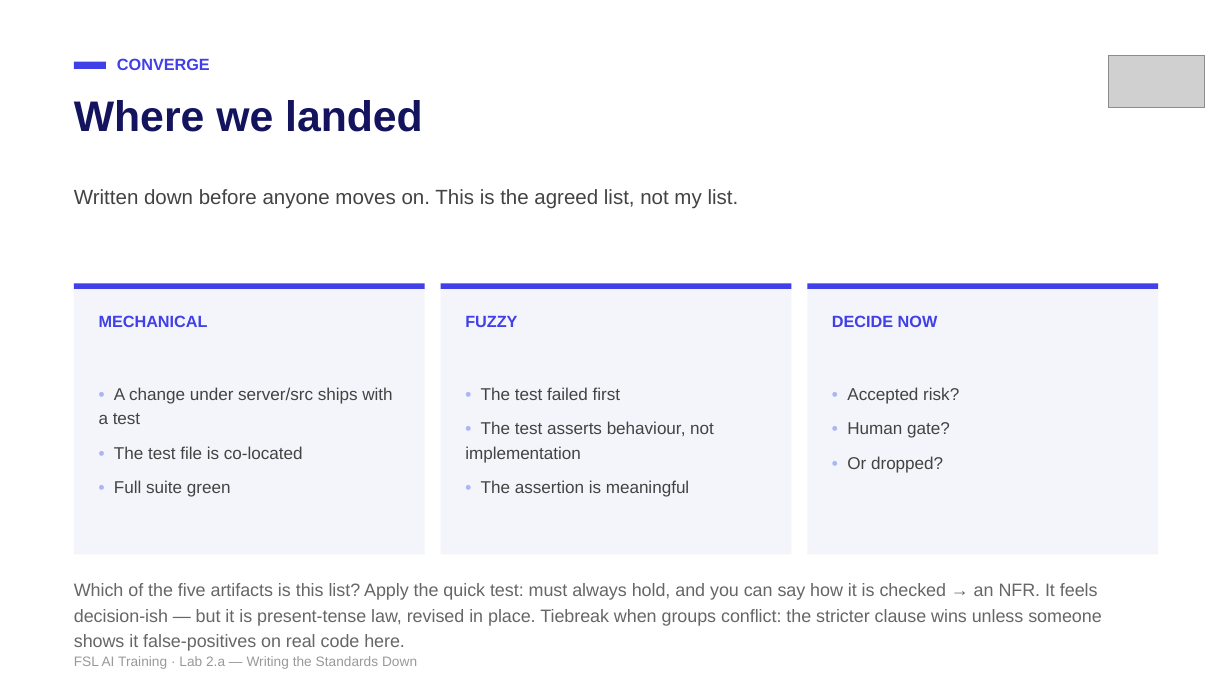
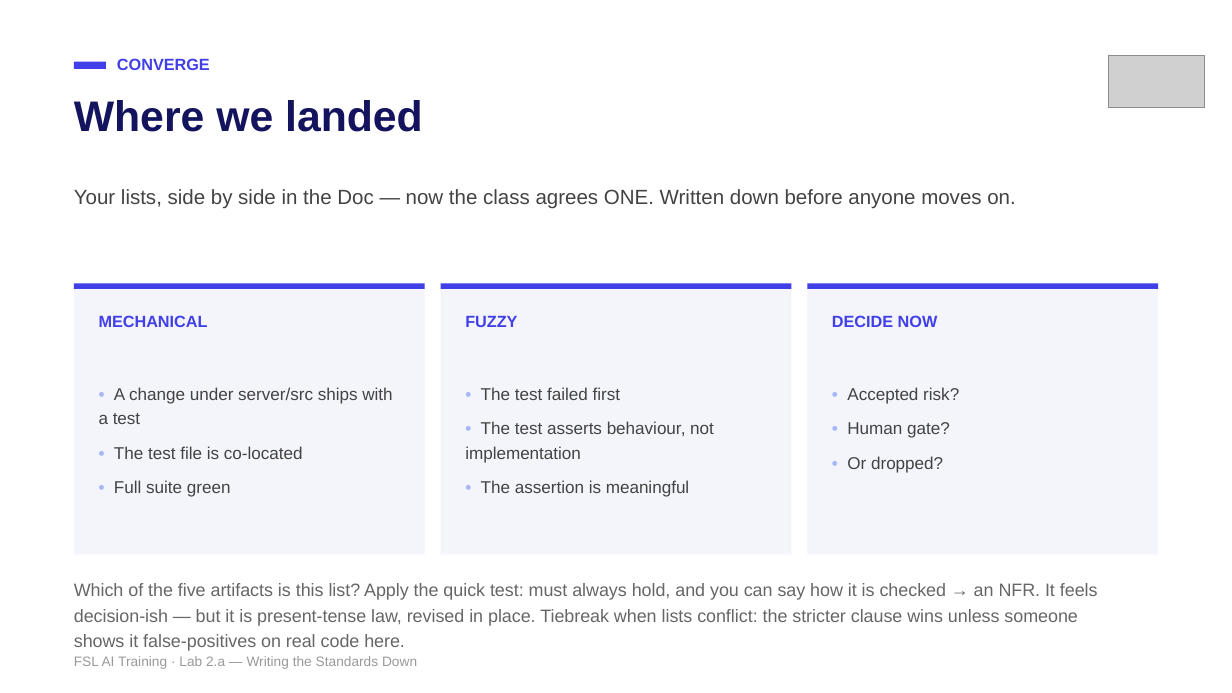
Before and after one commit to mike-tajmajer-fullstacklabs/fsl-taskboard-lab, a slide deck: slide 23 of docs/instructor/lab-2a-writing-the-standards-down.pptx. Drawn at 1232x693 pixels with LibreOffice and Linux fonts; fonts in the diff are those of the drawing; grey boxes stand for pictures. Boxes give left, top, right and bottom in pixels: in the first picture for what was removed or moved away, otherwise in the second. Text is boxed around its words. In the diff, an @@ line names an element or a change of style, - is before the commit and + after.

Commit message:
update to be less group and more individuial and addeed a second demo walkthrough

```diff
--- a/docs/instructor/lab-2a-writing-the-standards-down.pptx
+++ b/docs/instructor/lab-2a-writing-the-standards-down.pptx
@@ text at [74,189,1015,209]: text changed @@
-Written down before anyone moves on. This is the agreed list, not my list.
+Your lists, side by side in the Doc — now the class agrees ONE. Written down before anyone moves on.
@@ text at [74,583,1098,651]: text changed @@
-Which of the five artifacts is this list? Apply the quick test: must always hold, and you can say how it is checked → an NFR. It feels decision-ish — but it is present-tense law, revised in place. Tiebreak when groups conflict: the stricter clause wins unless someone shows it false-positives on real code here.
+Which of the five artifacts is this list? Apply the quick test: must always hold, and you can say how it is checked → an NFR. It feels decision-ish — but it is present-tense law, revised in place. Tiebreak when lists conflict: the stricter clause wins unless someone shows it false-positives on real code here.
```
Also in this commit, not shown: 3 other slides changed, 18 other files.
